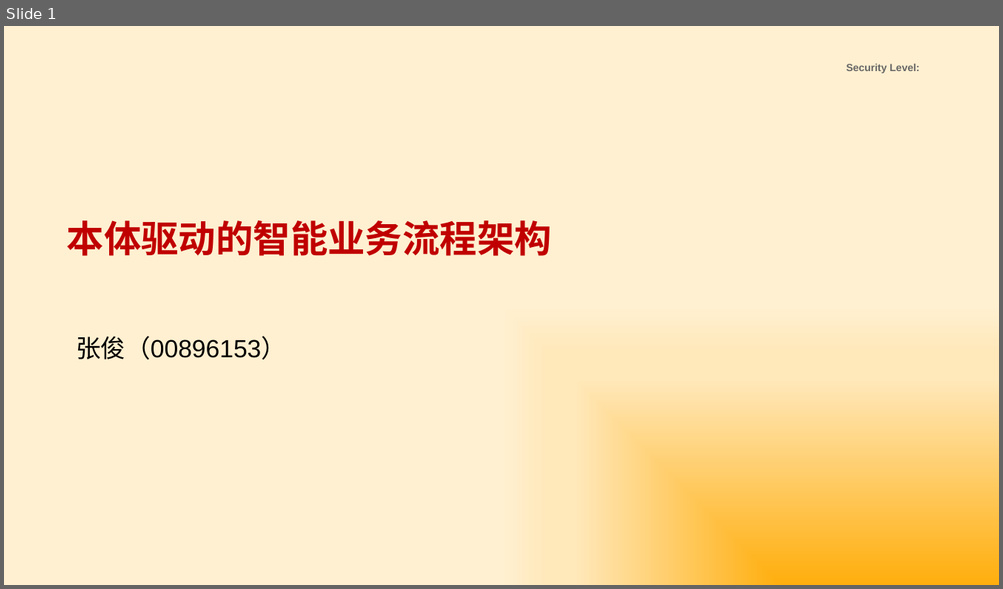
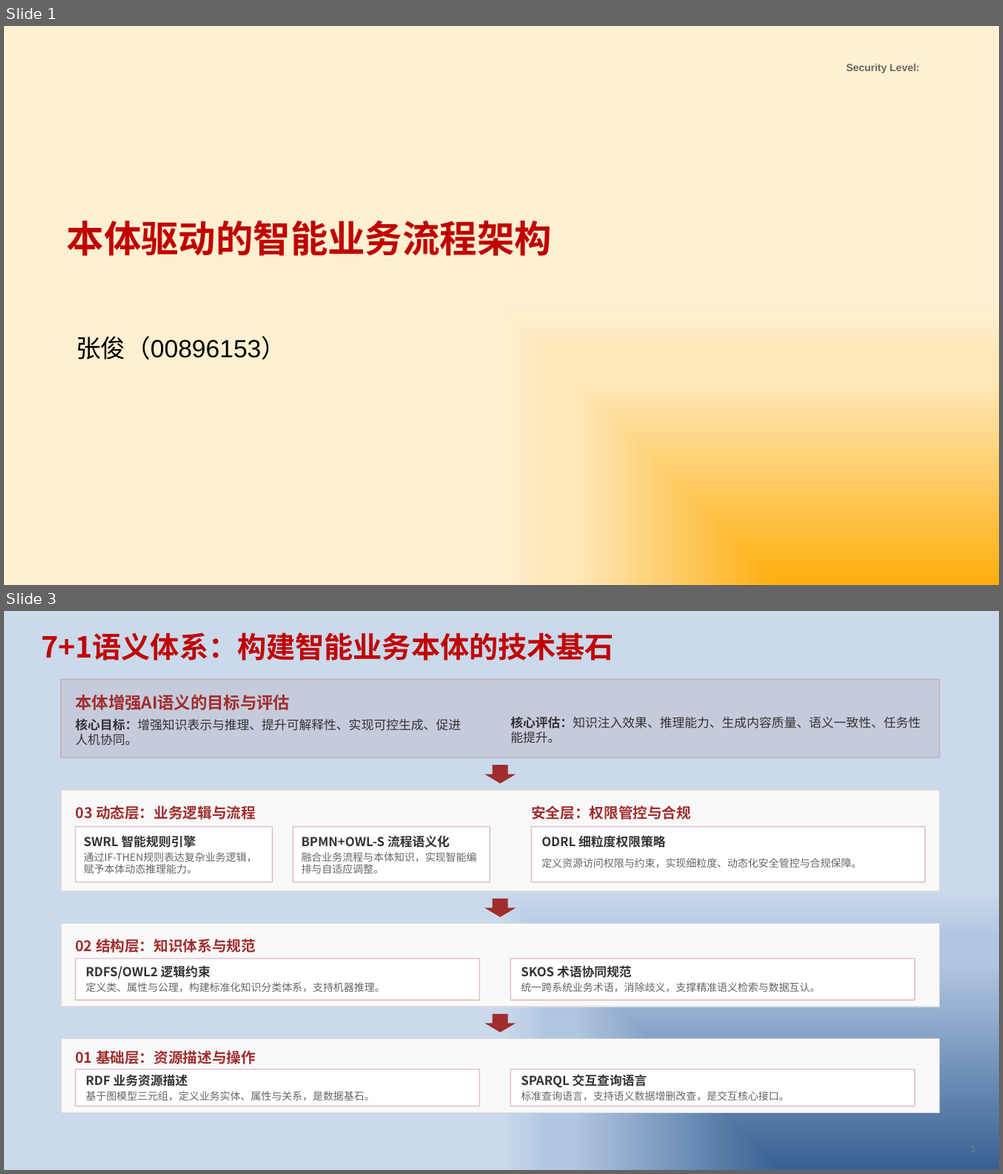
Before and after one commit to zhjunsea/Ontology, a slide deck: pizza-ontology/架构设计.pptx. Shown one above the other, each under a label of ours: slide 1 before the commit, slides 1 and 3 after it; the slides between them are not shown. The pictures are 1003x589 and 1003x1174 pixels, drawn with LibreOffice and Linux fonts; fonts in the diff are those of the drawing; background and template pictures are left out. Boxes give left, top, right and bottom in pixels: in the first picture for what was removed or moved away, otherwise in the second. Text is boxed around its words. In the diff, an @@ line names an element or a change of style, - is before the commit and + after.

```diff
--- a/pizza-ontology/架构设计.pptx
+++ b/pizza-ontology/架构设计.pptx
@@ slide 3 added at (4,611,999,1170), background picture (left out) @@
@@ title added at (41,632,614,661), 28 pt, text #C00000, bold @@
+7+1语义体系：构建智能业务本体的技术基石
@@ group added at (61,680,939,1113): 21 texts, 11 rounded rectangles, 3 down arrows @@
+本体增强AI语义的目标与评估
+核心目标：增强知识表示与推理、提升可解释性、实现可控生成、促进人机协同。
+核心评估：知识注入效果、推理能力、生成内容质量、语义一致性、任务性能提升。
+01 基础层：资源描述与操作
+RDF 业务资源描述
+基于图模型三元组，定义业务实体、属性与关系，是数据基石。
+SPARQL 交互查询语言
+标准查询语言，支持语义数据增删改查，是交互核心接口。
+02 结构层：知识体系与规范
+RDFS/OWL2 逻辑约束
+定义类、属性与公理，构建标准化知识分类体系，支持机器推理。
+SKOS 术语协同规范
+统一跨系统业务术语，消除歧义，支撑精准语义检索与数据互认。
+03 动态层：业务逻辑与流程
+SWRL 智能规则引擎
+通过IF-THEN规则表达复杂业务逻辑，赋予本体动态推理能力。
+BPMN+OWL-S 流程语义化
+融合业务流程与本体知识，实现智能编排与自适应调整。
+安全层：权限管控与合规
+ODRL 细粒度权限策略
+定义资源访问权限与约束，实现细粒度、动态化安全管控与合规保障。
@@ page number added at (970,1128,996,1164), 9 pt, text #808080 @@
+3
```
Also in this commit, not shown: 1 slide changed, 3 other slides added, 1 slide removed, 20 other files.
